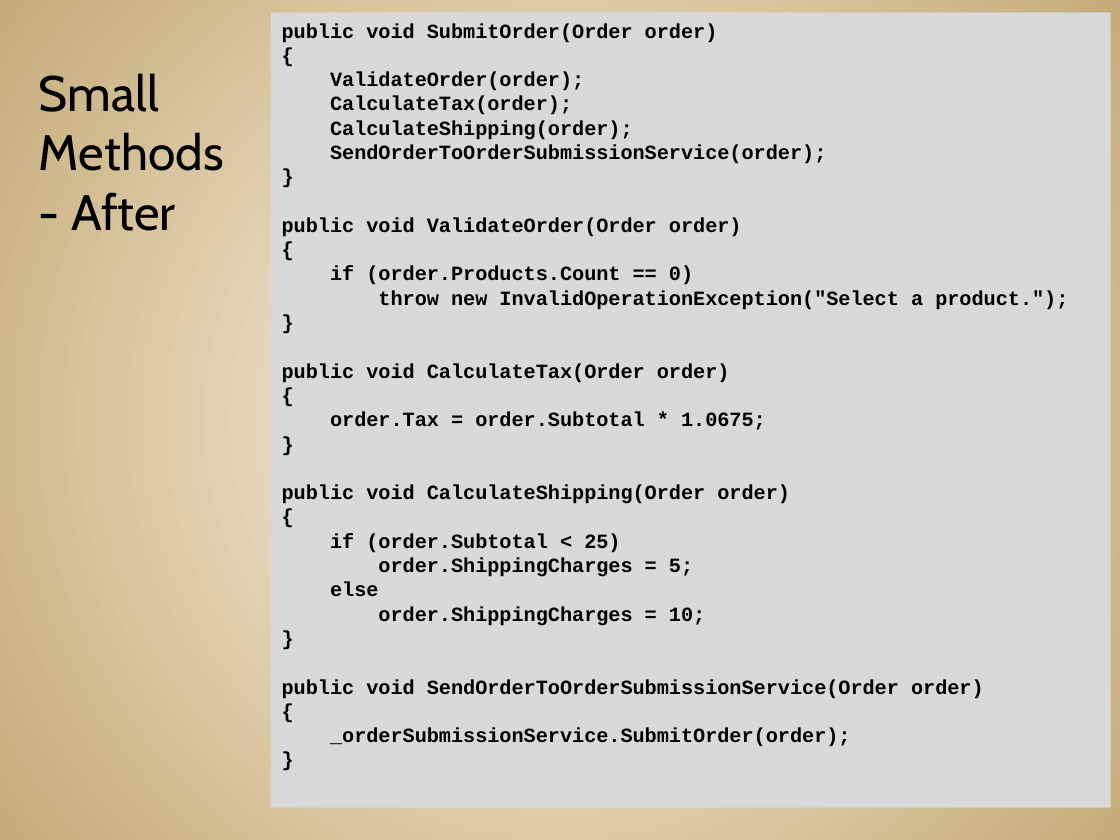
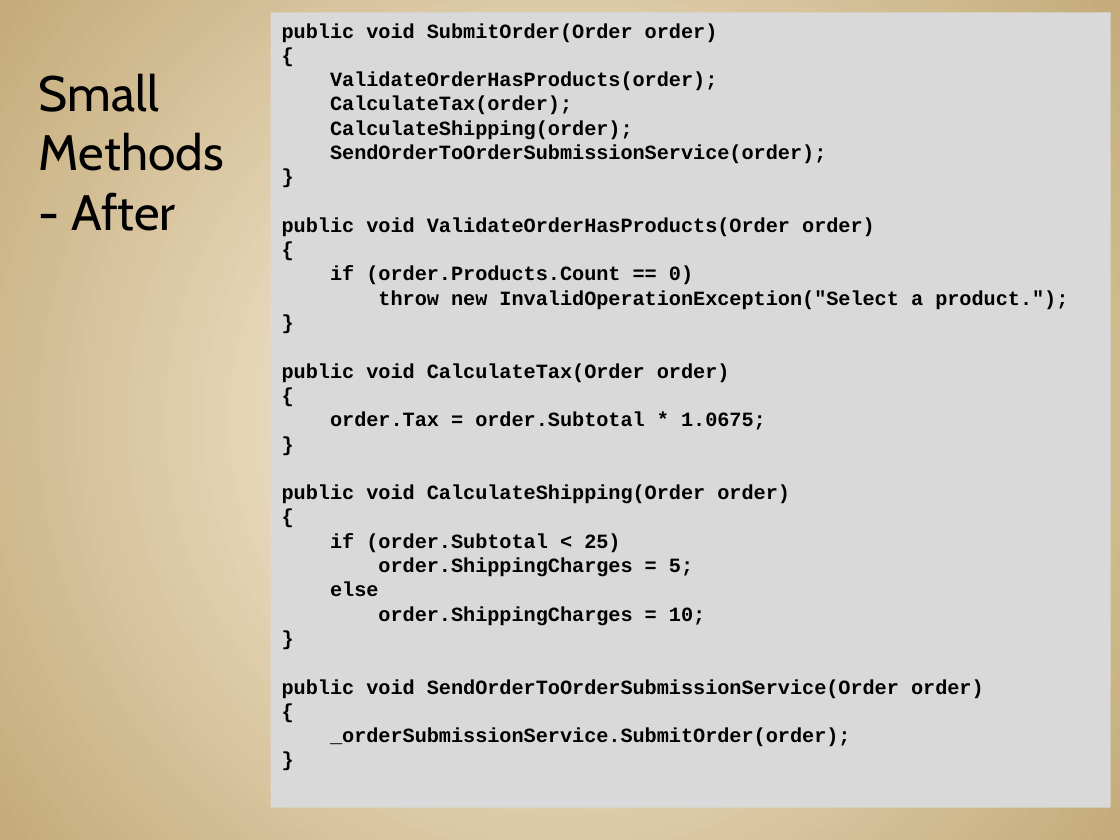
Before and after one commit to JonKruger/oop-solid-sample, a slide deck: slide 66 of slides/OOP-SOLID-CodeMash.pptx (slide 64 before the commit). Drawn at 1120x840 pixels with LibreOffice and Linux fonts; fonts in the diff are those of the drawing. Boxes give left, top, right and bottom in pixels: in the first picture for what was removed or moved away, otherwise in the second. Text is boxed around its words. In the diff, an @@ line names an element or a change of style, - is before the commit and + after.

```diff
--- a/slides/OOP-SOLID-CodeMash.pptx
+++ b/slides/OOP-SOLID-CodeMash.pptx
@@ text in rectangle at (x1=330, y1=72, x2=717, y2=91): text changed @@
-ValidateOrder(order);
+ValidateOrderHasProducts(order);
@@ text in rectangle at (x1=282, y1=218, x2=875, y2=237): text changed @@
-public void ValidateOrder(Order order)
+public void ValidateOrderHasProducts(Order order)
```
Also in this commit, not shown: 4 other slides changed, 6 slides added, 5 slides removed.
